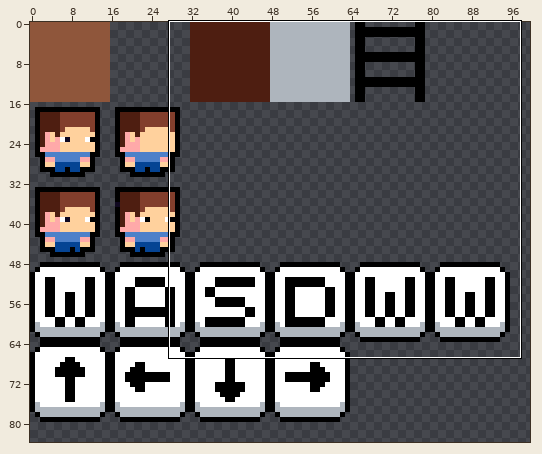
Sprite sheet: Sprite-0001.png. The first picture is a wide view before the edit; the outline marks the close-up.
Close-up. The starting point:
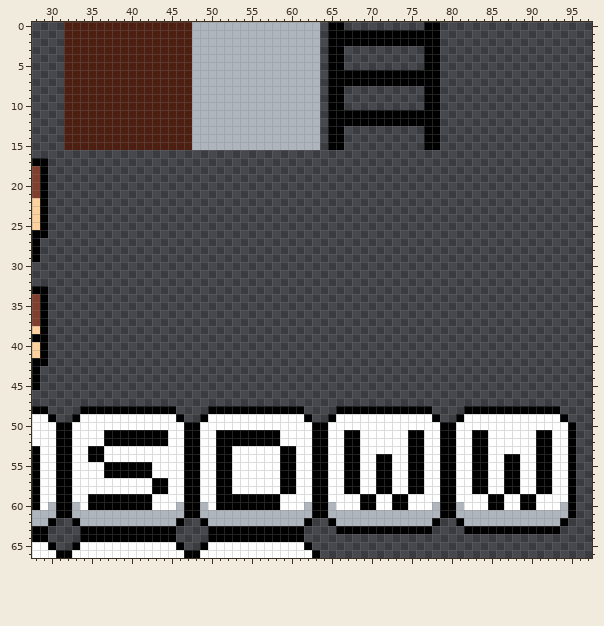
The file is 128x128 pixels. Shown: x 28..97, y 0..66. The wide view leaves out empty margins.
After the commit:
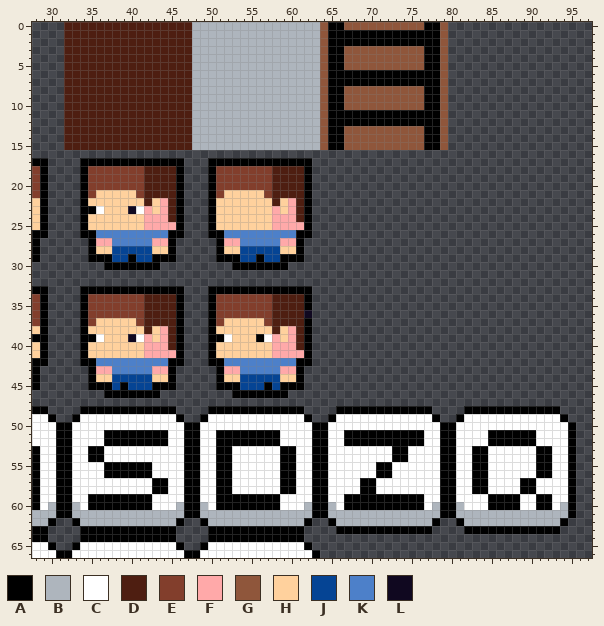
Palette (. is transparent): A #000000  B #aeb5bd  C #ffffff  D #4e1e11  E #823e2c  F #ffa9a9  G #8f563b  H #ffd19d  J #054494  K #4d80c9  L #100820
Edits made:
Changed rows in their new state; - is an unchanged pixel.
first column x 34:
 0 ------------------------------G--GGGGGGGGGG--G
 1 ------------------------------G--------------G
 2 ------------------------------G--------------G
 3 ------------------------------G--GGGGGGGGGG--G
 4 ------------------------------G--GGGGGGGGGG--G
 5 ------------------------------G--GGGGGGGGGG--G
 6 ------------------------------G--------------G
 7 ------------------------------G--------------G
 8 ------------------------------G--GGGGGGGGGG--G
 9 ------------------------------G--GGGGGGGGGG--G
10 ------------------------------G--GGGGGGGGGG--G
11 ------------------------------G--------------G
12 ------------------------------G--------------G
13 ------------------------------G--GGGGGGGGGG--G
14 ------------------------------G--GGGGGGGGGG--G
15 ------------------------------G--GGGGGGGGGG--G
17 AAAAAAAAAAAAA---AAAAAAAAAAAAA-----------------
18 AEEEEEEEDDDDA---AEEEEEEEDDDDA-----------------
19 AEEEEEEEDDDDA---AEEEEEEEDDDDA-----------------
20 AEEEEEEEDDDDA---AEEEEEEEDDDDA-----------------
21 AEHHHHHEDDDDA---AEHHHHHEDDDDA-----------------
22 AHHHHHHHDHFDA---AHHHHHHHDHFDA-----------------
23 AACHHHLCFHFDA---AHHHHHHHFHFDA-----------------
24 AHHHHHHHFFFDA---AHHHHHHHFFFDA-----------------
25 AHHHHHHHFFFFA---AHHHHHHHFFFFA-----------------
26 AAKKKKKKKKKAA---AAKKKKKKKKKAA-----------------
27 -AFFKKKKKFFA-----AFFKKKKKFFA------------------
28 -AHHJJJJJHHA-----AHHJJJJJHHA------------------
29 -AAAJJAJJAAA-----AAAJJAJJAAA------------------
30 ---AAAAAAA---------AAAAAAA--------------------
33 AAAAAAAAAAAAA---AAAAAAAAAAAAA-----------------
34 AEEEEEEEDDDDA---AEEEEEEEDDDDA-----------------
35 AEEEEEEEDDDDA---AEEEEEEEDDDDA-----------------
36 AEEEEEEEDDDDA---AEEEEEEEDDDDL-----------------
37 AEHHHHHEDDDDA---AEHHHHHEDDDDA-----------------
38 AHHHHHHHDHFDA---AHHHHHHHDHFDA-----------------
39 AACHHHLCFHFDA---AACHHHACFHFDA-----------------
40 AHHHHHHHFFFDA---AHHHHHHHFFFDA-----------------
41 AHHHHHHHFFFFA---AHHHHHHHFFFFA-----------------
42 AAKKKKKKKKKAA---AAKKKKKKKKKAA-----------------
43 -AFFKKKKKFFA-----AFFKKKKKFFA------------------
44 -AHHJJJJJHHA-----AHHJJJJJHHA------------------
45 -AAAJAJJJAAA-----AAAJJJAJAAA------------------
46 ---AAAAAAA---------AAAAAAA--------------------
first column x 67:
51 --AAAAAA--------CCAAAAAACC
52 --AAAAAA--------CCAAAAAACC
53 CC----AACC----------------
54 CC--CCAACC----------CC----
55 CC------CC----------CC----
56 CC------CC----------CC----
57 CCAACC--CC----------CCAACC
58 CCAACC--CC----------CCAACC
59 AA--AA--AA----------AACCAA
60 AA--AA--AA----------AACCAA
Pixel boxes of the changes (left, top, right, bottom) in both close-ups:
added: (80, 22, 448, 398)
changed: (344, 430, 424, 510)
changed: (472, 430, 552, 510)
